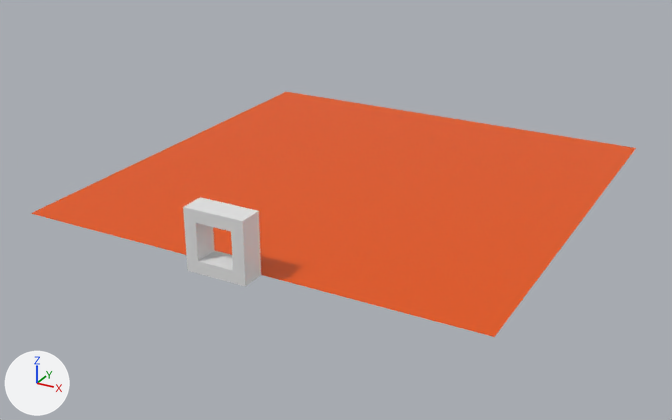
Before and after pictures for a commit that changed the Blender file Scenes/islands/volcano/volcano-dungeon/VolcanoDungeon.blend.
The view is the same before and after, from a 50 mm lens placed at (71.4, -98.5, 59.9), pointed at (-1.7, 34.3, -6.5). Arrows for +X, +Y and +Z are at lower left; the lights stay in place.

In view in the first picture: 'Entrance_Archway-col', 'Entrance_Ground-col', 'Plane'.
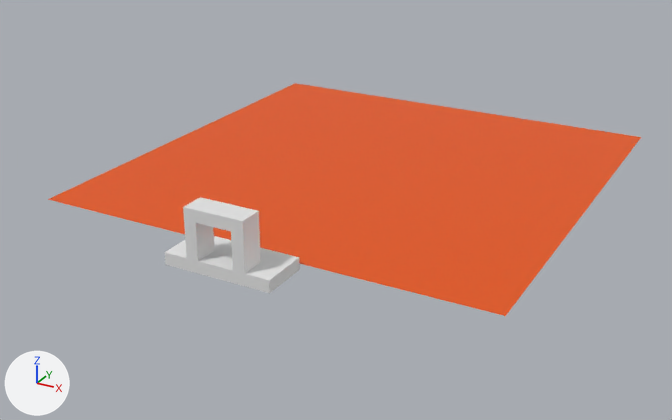
Location of each change, [x1, y1, x2, y2] in pixels of the pictures (672 x 420 px):
'Plane', moved: before [31, 92, 636, 337]; after [48, 83, 641, 316]
'Entrance_Ground-col', mesh rescaled (81% wider, 53% taller): before [187, 250, 261, 287]; after [165, 236, 300, 293]

The change in detail:
me_cube_002 has 8 vertices, 6 faces and spans x -3.0..7.0, y -3.0..1.0, z -1.0..1.0.
me_cube_002 is used by ob_entrance_ground_col; location (-2.0, -1.0, -1.0).
me_cube_002 part 1: the whole mesh is scaled about its middle by (1.8, 2, 1), then moved by (0.0, 2.0, 0.0).
Object 'Plane' (ob_plane) moves from (0.0, 40.0, -2.0) to (0.0, 44.0, -1.0).
